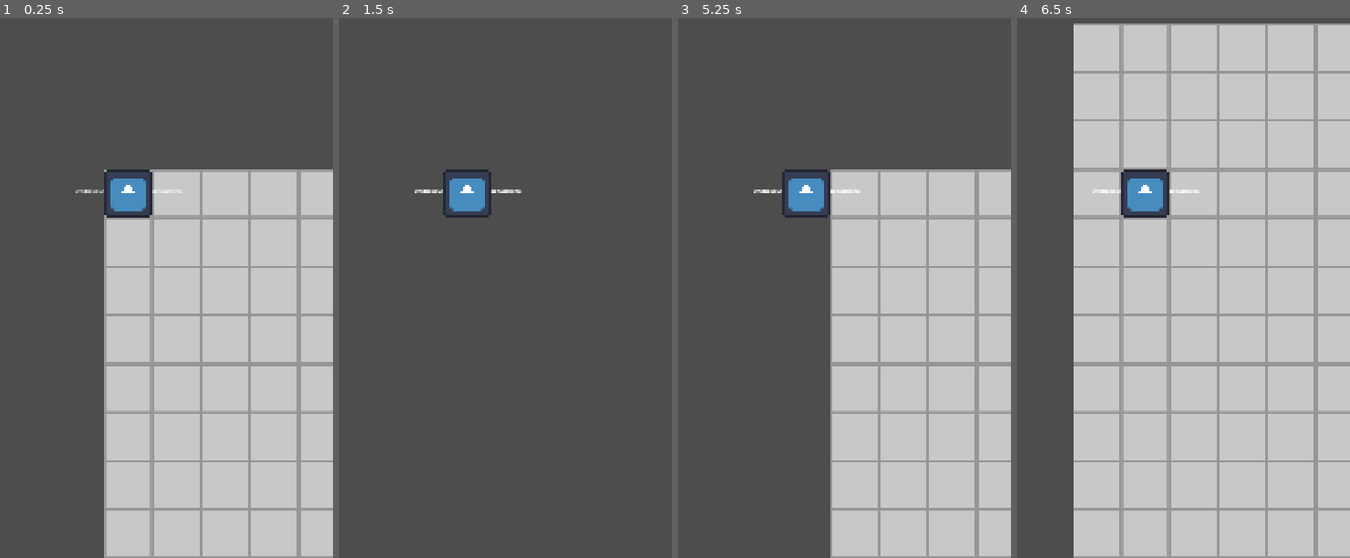
Above: before the commit, frames 1-4 (left to right).
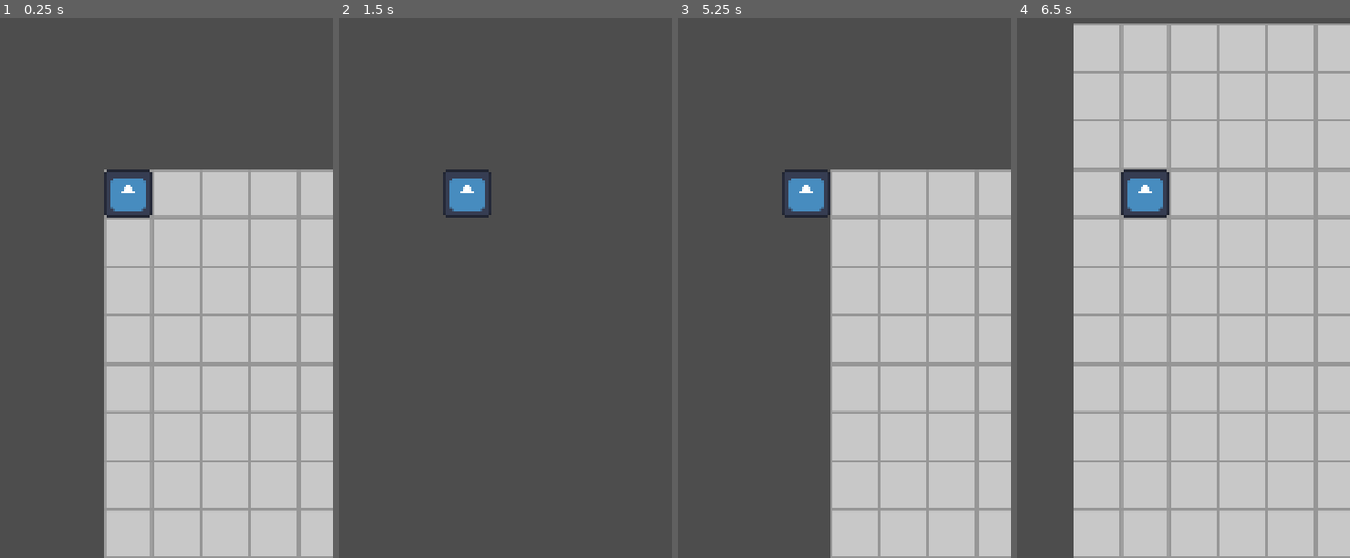
Above: after the commit, the same moments.

Repository: djacc/ynn_taelion
Game: Godot game, scene res://scenes/Main/main.tscn
Same seed, same stepped clock (60 frames per second), same inputs: the game is played once before the commit and once after it. The engine's default icon, where the game draws it, is replaced by a stand-in: a white triangle on a blue panel in a dark square.
Inputs:
- Up to frame 1 (0.25 s): no input
- Up to frame 2 (1.5 s): tap Enter (ui_accept) at 0.5, 0.77 s; hold D (right) 0.53-1.28 s; hold E (interact) 0.53-1.28 s; hold S (down) from 1.28 s (still down); tap E (interact) at 1.35 s
- Up to frame 3 (5.25 s): tap Enter (ui_accept) at 1.52, 2, 2.75, 3.02, 3.5, 3.77, 4.25, 4.52, 5 s; release S (down) at 2.03 s; hold D (right) 2.03-2.78 s; hold E (interact) 2.03-2.78 s; hold W (up) 2.78-3.53 s; tap E (interact) at 2.85, 4.35 s; hold E (interact) 3.53-4.28 s; hold A (left) 3.53-5.03 s; hold S (down) from 5.03 s (still down); hold E (interact) from 5.03 s (still down)
- Up to frame 4 (6.5 s): release S (down) at 5.78 s; release E (interact) at 5.78 s; hold D (right) from 5.78 s (still down); tap E (interact) at 5.85 s; tap Enter (ui_accept) at 6.02 s

The runs differ from the first frame. In frame 1, less than 0.1% of the frame differs, in the area x 22-55%, y 31-33%; in frame 2, 0.1%; in frame 3, 0.1%; in frame 4, less than 0.1%.

Commit message:
Simplify VN system: VNBaseUI is now just a simple Control node called directly by VNManager, no camera attachment or signals needed

Diff:
--- a/new-game-project/scenes/VN/VNBaseUI.tscn
+++ b/new-game-project/scenes/VN/VNBaseUI.tscn
@@ -10,28 +10,3 @@
 grow_horizontal = 2
 grow_vertical = 2
 script = ExtResource("1_vnbaseui")
-
-[node name="Background" type="ColorRect" parent="."]
-layout_mode = 1
-anchors_preset = 15
-anchor_right = 1.0
-anchor_bottom = 1.0
-grow_horizontal = 2
-grow_vertical = 2
-color = Color(0.1, 0.3, 0.6, 0.9)
-
-[node name="TestLabel" type="Label" parent="."]
-layout_mode = 1
-anchors_preset = 8
-anchor_left = 0.5
-anchor_top = 0.5
-anchor_right = 0.5
-anchor_bottom = 0.5
-offset_left = -100.0
-offset_top = -20.0
-offset_right = 100.0
-offset_bottom = 20.0
-grow_horizontal = 2
-grow_vertical = 2
-text = "VNBaseUI Active - Following Camera"
-horizontal_alignment = 1
--- a/new-game-project/scripts/SpawnManager.gd
+++ b/new-game-project/scripts/SpawnManager.gd
@@ -2,13 +2,12 @@
 class_name SpawnManager
 
 # Debug settings
-@export var debug_prints: bool = true
+@export var debug_prints: bool = false
 
 # Spawn settings
 @export var default_spawn_reference: String = "default"  # Default portal reference to use
 
-# Signals
-signal player_spawned(player_node: Node)
+
 
 # References
 var player: Node2D
@@ -370,10 +369,7 @@
 			print("Player tile: ", player.node_to_grid.get_current_tile())
 			print("Player facing: ", spawn_direction)
 
-		# Emit player spawned signal for VN system
-		player_spawned.emit(player)
-		if debug_prints:
-			print("VN SIGNAL: player_spawned emitted for: ", player.name)
+
 	else:
 		if debug_prints:
 			print("ERROR: Player or NodeToGrid not found during spawn completion!")
--- a/new-game-project/scripts/VNManager.gd
+++ b/new-game-project/scripts/VNManager.gd
@@ -14,12 +14,8 @@
 	# Start inactive by default
 	is_active = false
 
-	# Listen for player spawn signal
-	connect_to_player_spawn_signal()
-
-	# Don't create VNBaseUI yet - wait for player spawn
-	if debug_prints:
-		print("DEBUG: Waiting for player spawn signal...")
+	# Create VNBaseUI directly
+	create_vn_base_ui()
 
 	test_basic_functions()
 
@@ -39,51 +35,12 @@
 	"""Check if VN system is active"""
 	return is_active
 
-func connect_to_player_spawn_signal():
-	"""Connect to the player spawn signal"""
+
+
+func create_vn_base_ui():
+	"""Create VNBaseUI and add as child of VNManager"""
 	if debug_prints:
-		print("DEBUG: Attempting to connect to player spawn signal...")
-
-	# Try to connect to the signal from the SpawnManager
-	var spawn_manager = get_node_or_null("../SpawnManager")
-	if spawn_manager and spawn_manager.has_signal("player_spawned"):
-		spawn_manager.connect("player_spawned", _on_player_spawned)
-		if debug_prints:
-			print("DEBUG: Connected to SpawnManager player_spawned signal")
-	else:
-		if debug_prints:
-			print("WARNING: SpawnManager or player_spawned signal not found")
-			print("DEBUG: Will try to connect later...")
-
-func _on_player_spawned(player_node: Node):
-	"""Called when player is spawned"""
-	if debug_prints:
-		print("DEBUG: Player spawned signal received: ", player_node.name)
-
-	# Now create and attach VNBaseUI to the player's camera
-	create_vn_base_ui_for_player(player_node)
-
-func create_vn_base_ui_for_player(player_node: Node):
-	"""Create VNBaseUI and attach to the specific player's camera"""
-	if debug_prints:
-		print("DEBUG: Creating VNBaseUI for player: ", player_node.name)
-
-	# Look for Camera2D as a child of the player
-	var camera = player_node.get_node_or_null("Camera2D")
-	if camera:
-		if debug_prints:
-			print("DEBUG: Found player camera: ", camera.name)
-
-		# Create and attach VNBaseUI to the camera
-		create_vn_base_ui_at_camera(camera)
-	else:
-		if debug_prints:
-			print("ERROR: No Camera2D found as child of player")
-
-func create_vn_base_ui_at_camera(camera: Camera2D):
-	"""Create VNBaseUI and attach to the specified camera"""
-	if debug_prints:
-		print("DEBUG: Creating VNBaseUI at camera: ", camera.name)
+		print("DEBUG: Creating VNBaseUI...")
 
 	# Load the VNBaseUI scene
 	var vn_base_ui_scene = load("res://scenes/VN/VNBaseUI.tscn")
@@ -91,26 +48,19 @@
 		# Instantiate the scene
 		var vn_base_ui = vn_base_ui_scene.instantiate()
 
-		# Add VNBaseUI as a child of the camera
-		camera.add_child(vn_base_ui)
+		# Add VNBaseUI as a child of VNManager
+		add_child(vn_base_ui)
 		if debug_prints:
-			print("DEBUG: VNBaseUI attached to camera: ", camera.name)
+			print("DEBUG: VNBaseUI added as child of VNManager")
 
 		# Add to current UI elements array
 		current_ui_elements.append(vn_base_ui)
 
 		if debug_prints:
-			print("DEBUG: VNBaseUI created and added successfully: ", vn_base_ui.name)
-			print("DEBUG: VNBaseUI is visible: ", vn_base_ui.is_ui_visible())
+			print("DEBUG: VNBaseUI created successfully: ", vn_base_ui.name)
 	else:
 		if debug_prints:
 			print("ERROR: Failed to load VNBaseUI scene")
-
-func create_vn_base_ui():
-	"""Legacy function - now handled by signal-based system"""
-	if debug_prints:
-		print("DEBUG: create_vn_base_ui() called - this is now handled by signal system")
-		print("DEBUG: VNBaseUI will be created when player spawns")
 
 func test_basic_functions():
 	"""Test basic manager functionality"""
